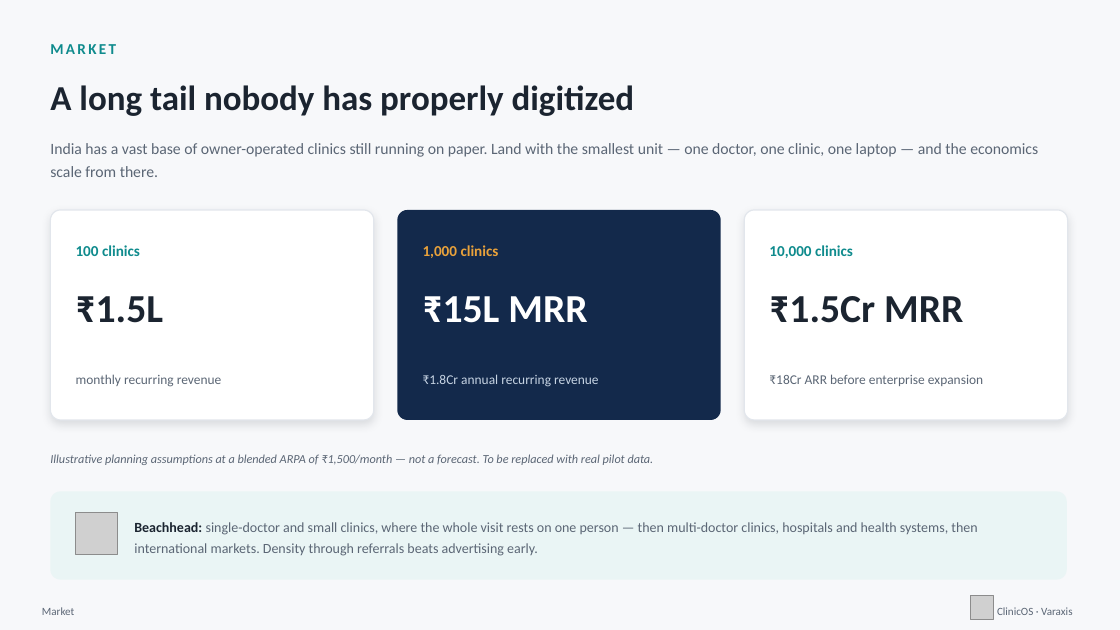
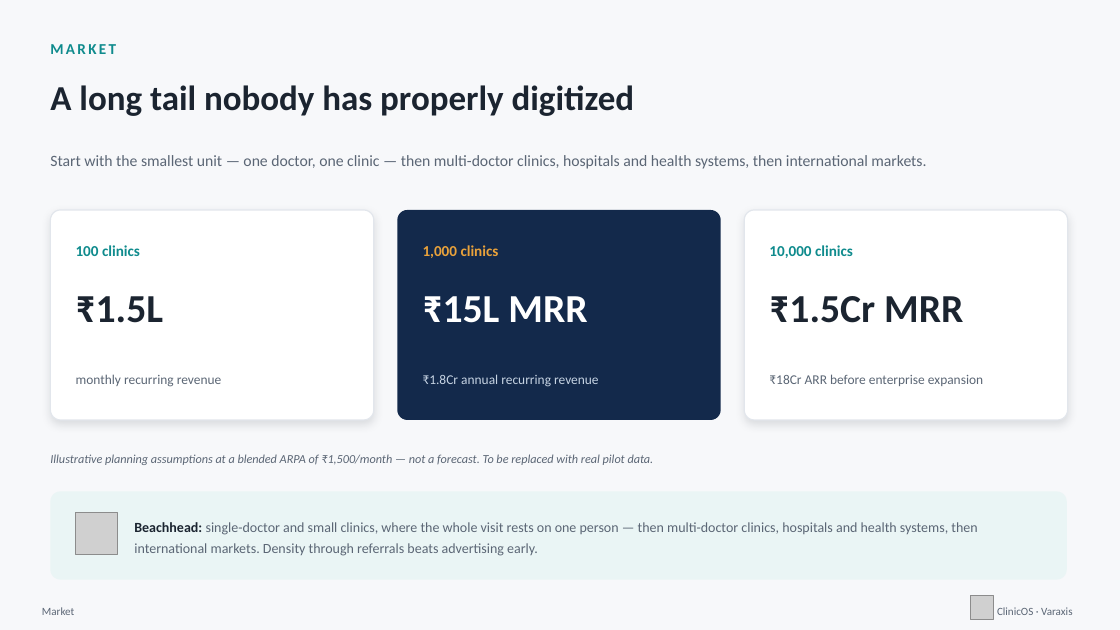
Before and after one commit to realishaanseal/clinicos, a slide deck: slide 8 of artifacts/ClinicOS_Hackathon_Deck.pptx. Drawn at 1120x630 pixels with LibreOffice and Linux fonts; fonts in the diff are those of the drawing; grey boxes stand for pictures. Boxes give left, top, right and bottom in pixels: in the first picture for what was removed or moved away, otherwise in the second. Text is boxed around its words. In the diff, an @@ line names an element or a change of style, - is before the commit and + after.

```diff
--- a/artifacts/ClinicOS_Hackathon_Deck.pptx
+++ b/artifacts/ClinicOS_Hackathon_Deck.pptx
@@ text at box(50, 155, 926, 169): text changed @@
-India has a vast base of owner-operated clinics still running on paper. Land with the smallest unit — one doctor, one clinic, one laptop — and the economics scale from there.
+Start with the smallest unit — one doctor, one clinic — then multi-doctor clinics, hospitals and health systems, then international markets.
```
Also in this commit, not shown: 6 other slides changed, 10 other files.
